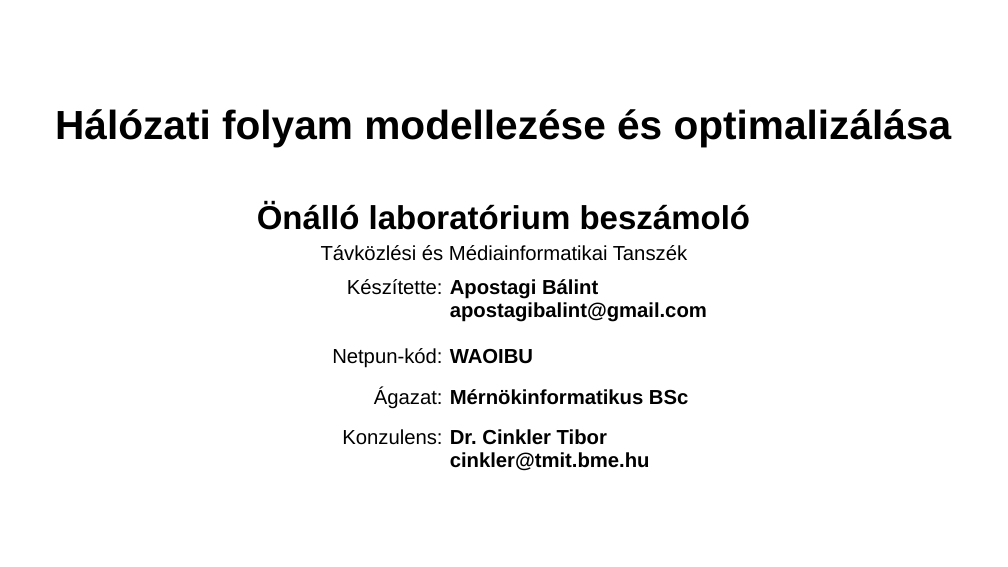
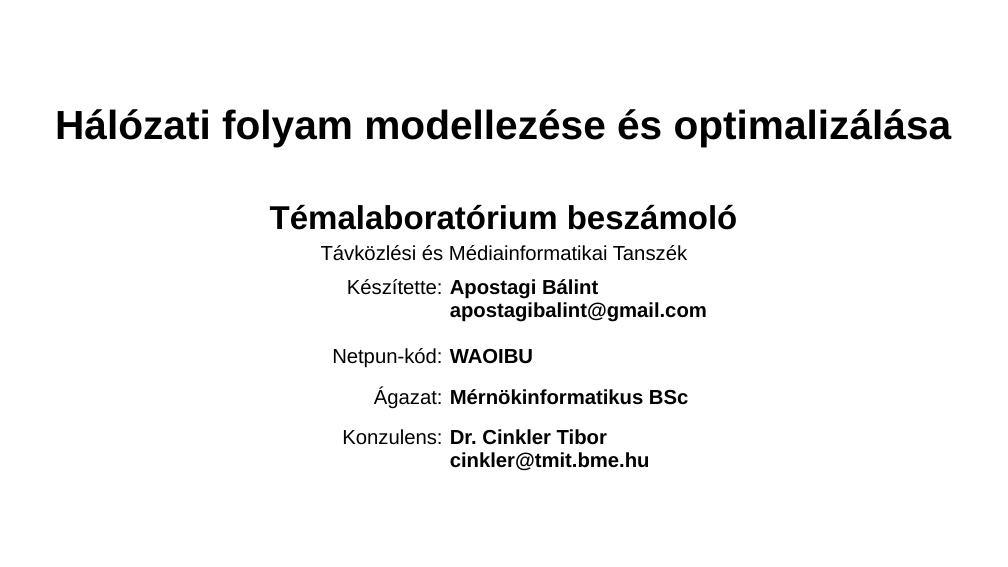
Before and after one commit to Kavefozogepezet/temalab-5g, a slide deck: slide 1 of bemutato/bemutato.odp. Drawn at 1008x567 pixels with LibreOffice and Linux fonts; fonts in the diff are those of the drawing. Boxes give left, top, right and bottom in pixels: in the first picture for what was removed or moved away, otherwise in the second. Text is boxed around its words. In the diff, an @@ line names an element or a change of style, - is before the commit and + after.

```diff
--- a/bemutato/bemutato.odp
+++ b/bemutato/bemutato.odp
@@ title at (270, 204, 738, 230): text changed @@
-Önálló laboratórium beszámoló
+Témalaboratórium beszámoló
```
Also in this commit, not shown: 1 other file.
